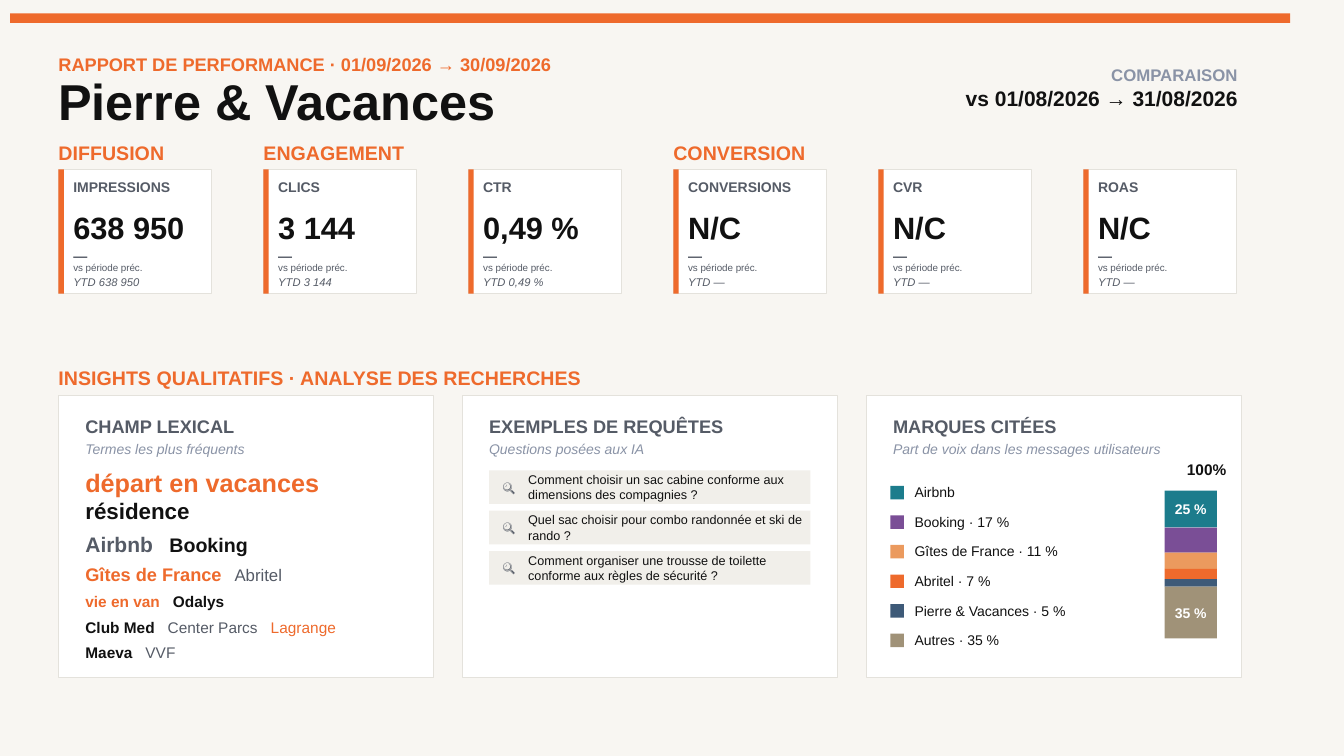
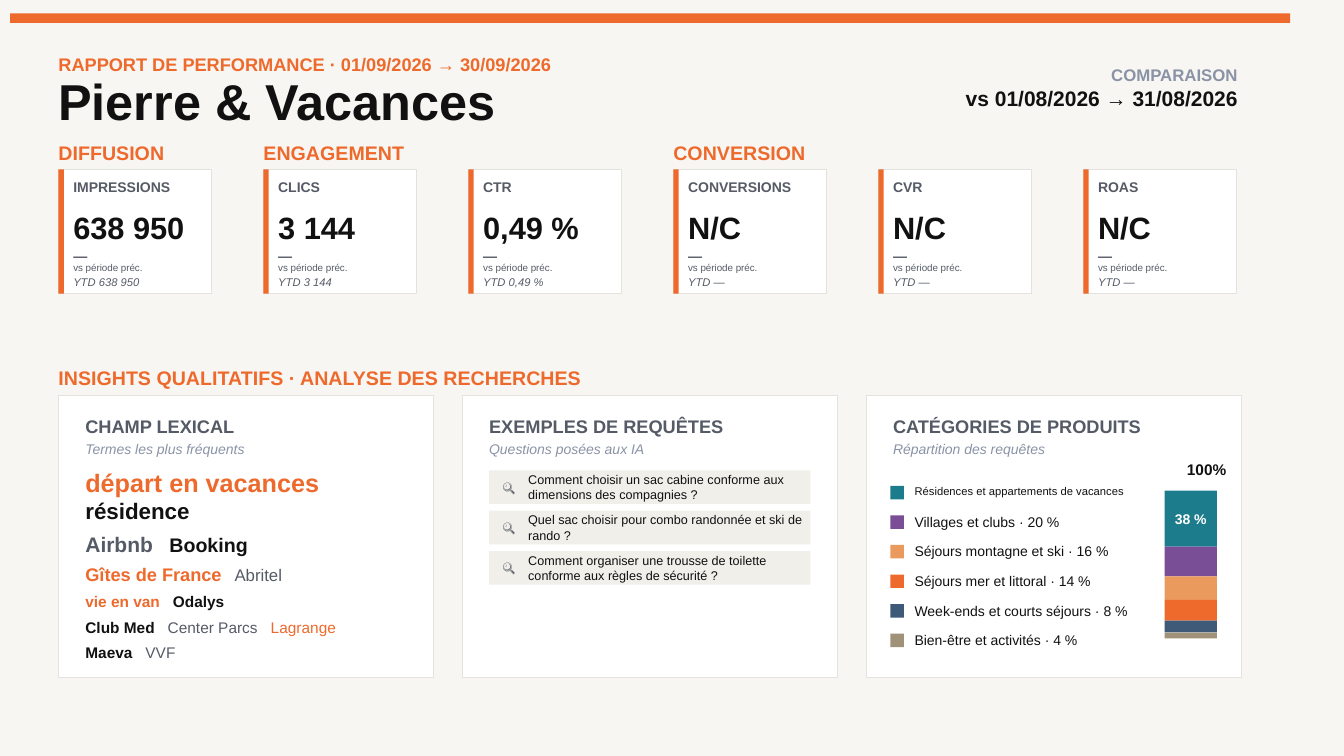
Before and after one commit to stephanemonmarson-creator/Lemrock, a slide deck: slide 37 of rapports/septembre/121026_Customer Success_Septembre 26.pptx. Drawn at 1344x756 pixels with LibreOffice and Linux fonts; fonts in the diff are those of the drawing. Boxes give left, top, right and bottom in pixels: in the first picture for what was removed or moved away, otherwise in the second. Text is boxed around its words. In the diff, an @@ line names an element or a change of style, - is before the commit and + after.

```diff
--- a/rapports/septembre/121026_Customer Success_Septembre 26.pptx
+++ b/rapports/septembre/121026_Customer Success_Septembre 26.pptx
@@ text at <box>893,419,1141,433</box>: text changed @@
-MARQUES CITÉES
+CATÉGORIES DE PRODUITS
@@ text at <box>893,444,1045,457</box>: text changed @@
-Part de voix dans les messages utilisateurs
+Répartition des requêtes
@@ text at <box>915,486,1123,497</box>: text changed; size 10 to 8 pt @@
-Airbnb
+Résidences et appartements de vacances
@@ rectangle: place and size @@
-rectangle at <box>1165,491,1217,528</box>
+rectangle at <box>1165,491,1217,547</box>
@@ text at <box>915,517,1044,530</box>: text changed @@
-Booking · 17 %
+Villages et clubs · 20 %
@@ text at <box>1175,514,1191,524</box>: text changed @@
-25 %
+38 %
@@ text at <box>915,545,1093,559</box>: text changed @@
-Gîtes de France · 11 %
+Séjours montagne et ski · 16 %
@@ rectangle: place and size @@
-rectangle at <box>1165,527,1217,553</box>
+rectangle at <box>1165,546,1217,576</box>
@@ text at <box>915,575,1075,589</box>: text changed @@
-Abritel · 7 %
+Séjours mer et littoral · 14 %
@@ rectangle: place and size @@
-rectangle at <box>1165,553,1217,569</box>
+rectangle at <box>1165,577,1217,600</box>
@@ text at <box>915,605,1112,619</box>: text changed @@
-Pierre & Vacances · 5 %
+Week-ends et courts séjours · 8 %
@@ rectangle: place and size @@
-rectangle at <box>1165,580,1217,587</box>
+rectangle at <box>1165,621,1217,633</box>
@@ rectangle: place and size @@
-rectangle at <box>1165,569,1217,579</box>
+rectangle at <box>1165,600,1217,621</box>
@@ text removed at <box>1175,608,1191,618</box> @@
-35 %
@@ text at <box>915,634,1061,645</box>: text changed @@
-Autres · 35 %
+Bien-être et activités · 4 %
@@ rectangle: place and size @@
-rectangle at <box>1165,587,1217,638</box>
+rectangle at <box>1165,632,1217,638</box>
```
Also in this commit, not shown: 2 other slides changed, 8 other files.
